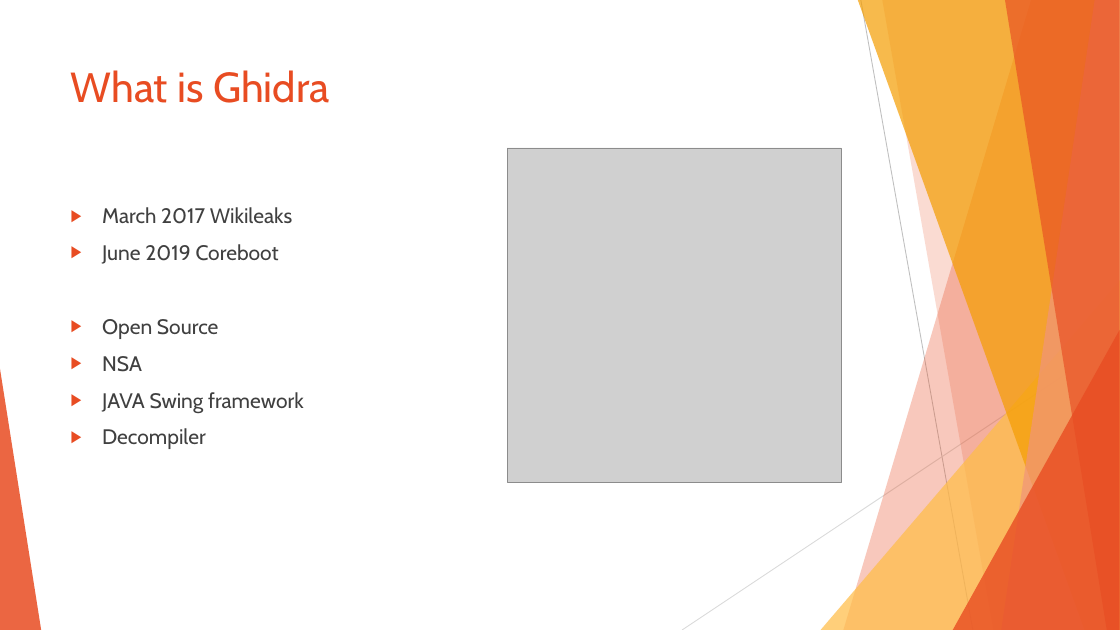
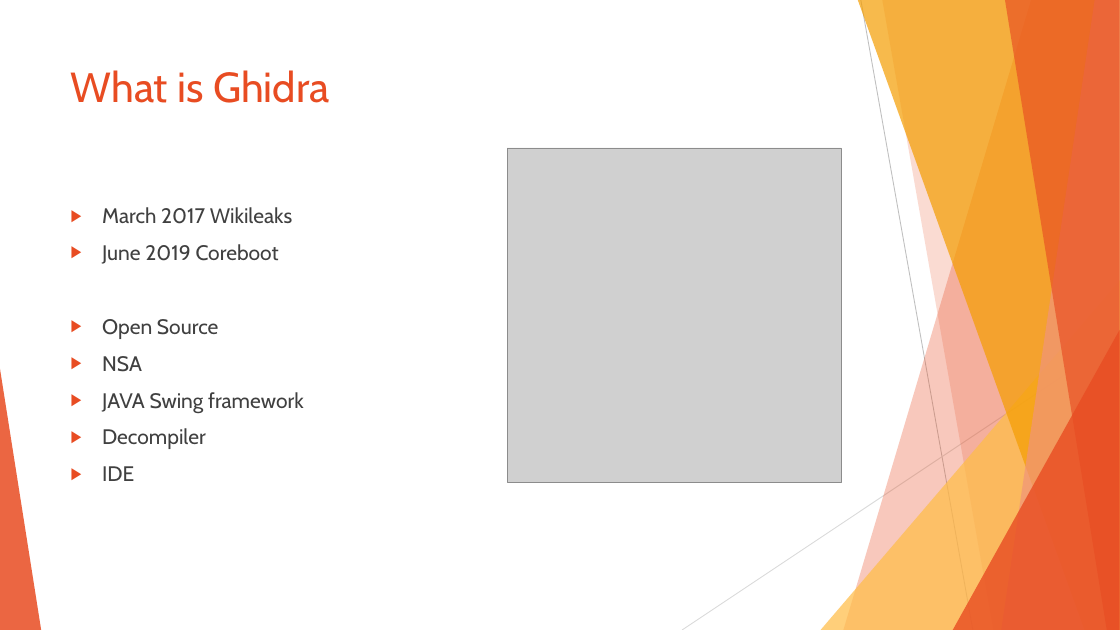
Before and after one commit to sebivenlo/ESDE-2022-Ghidra, a slide deck: slide 3 of Ghidra_Prep.pptx. Drawn at 1120x630 pixels with LibreOffice and Linux fonts; fonts in the diff are those of the drawing; grey boxes stand for pictures. Boxes give left, top, right and bottom in pixels: in the first picture for what was removed or moved away, otherwise in the second. Text is boxed around its words. In the diff, an @@ line names an element or a change of style, - is before the commit and + after.

```diff
--- a/Ghidra_Prep.pptx
+++ b/Ghidra_Prep.pptx
@@ text at (102,466,134,481): paragraph added @@
+▶ IDE
```
Also in this commit, not shown: 1 other slide changed, 1 slide removed.
